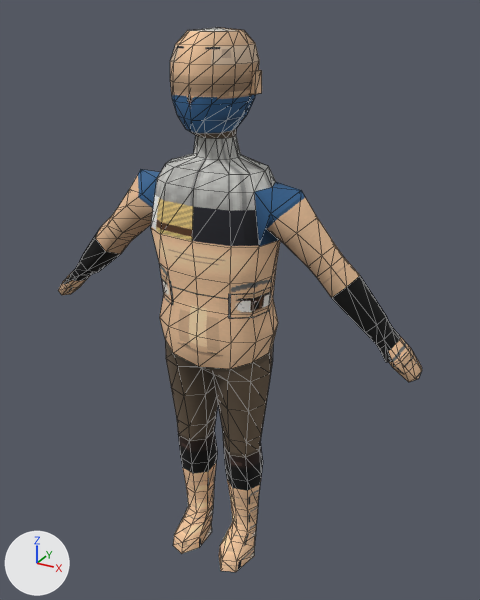
Two versions of the glTF model modelos/multidao_21.glb, one commit apart.
Before and after are seen from a 50 mm lens placed at (1.044, -1.746, 1.915), pointed at (0.05, 0.061, 1.012). Every picture has the same lights, and +X, +Y and +Z are marked at lower left. The picture after the commit comes second. Mesh edges are drawn as thin lines. Vertices at exactly the same position are counted once.

Before the edit, the objects in view are built like this:
```python
me_multidao_21 = bpy.data.meshes.new('multidao_21')
me_multidao_21.from_pydata(...)  # 473 vertices, 922 faces; spans x -0.69..0.69, y -0.15..0.14, z 0.0..1.86
me_multidao_21.materials.append(mat_multidao_21)  # picture img_multidao_21
ob_multidao_21 = bpy.data.objects.new('multidao_21', me_multidao_21)
ob_multidao_21.location = (0.0, 0.0, 0.0)
```
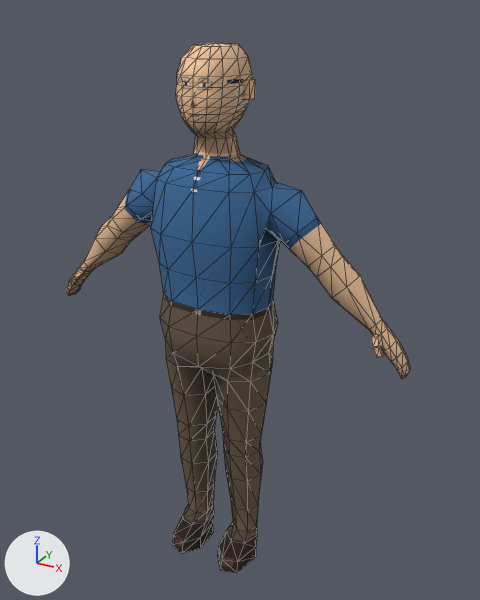
The newer file is also rescaled (x0.986) as a whole; pictures and numbers use the older file's frame.

Pixel boxes (x1, y1, x2, y2) of what changed, in the pictures (480 x 600 px; the box of a moved part takes in the faces that stretch with it):
'multidao_21', reshaped: before (58, 27, 422, 572); after (67, 43, 410, 573)
part 1 of me_multidao_21, moved or reshaped: before (170, 27, 262, 139); after (176, 43, 255, 139)
part 2 of me_multidao_21, moved or reshaped: before (332, 276, 422, 382); after (332, 276, 410, 379)
part 3 of me_multidao_21, moved or reshaped: before (58, 230, 120, 295); after (67, 238, 120, 296)
part 4 of me_multidao_21, surface changed: before (63, 44, 410, 572); after (77, 85, 397, 573)

Diff of the bpy script that builds the scene:
```diff
--- a/modelos/multidao_21.glb.py
+++ b/modelos/multidao_21.glb.py
@@ me_multidao_21 @@
 # used by ob_multidao_21; location = (0.0, 0.0, 0.0)
-me_multidao_21.from_pydata(...)  # 473 vertices, 922 faces; spans x -0.69..0.69, y -0.15..0.14, z 0.0..1.86
+me_multidao_21.from_pydata(...)  # 545 vertices, 1058 faces; spans x -0.65..0.65, y -0.15..0.14, z 0.0..1.82
+# me_multidao_21 part 1: 41 vertices moved from x -0.1..0.12, y -0.14..0.12, z 1.59..1.82 to x -0.1..0.1, y -0.12..0.09, z 1.59..1.74; 58 vertices removed from x -0.14..0.14, y -0.12..0.14, z 1.59..1.86; 82 vertices added at x -0.12..0.12, y -0.12..0.12, z 1.59..1.82
+# me_multidao_21 part 2: 18 vertices moved from x 0.51..0.65, y -0.05..0.05, z 0.95..1.09 to x 0.52..0.61, y -0.04..0.04, z 0.99..1.08; 11 vertices removed from x 0.57..0.69, y -0.09..0.04, z 0.91..1.03; 35 vertices added at x 0.54..0.65, y -0.07..0.04, z 0.91..1.05
+# me_multidao_21 part 3: 18 vertices moved from x -0.65..-0.51, y -0.05..0.05, z 0.95..1.09 to x -0.61..-0.52, y -0.04..0.04, z 0.99..1.08; 11 vertices removed from x -0.69..-0.57, y -0.09..0.04, z 0.91..1.03; 35 vertices added at x -0.65..-0.54, y -0.07..0.04, z 0.91..1.05
+# me_multidao_21 part 4: 722 kept faces spanning x -0.61..0.61, y -0.15..0.14, z 0.0..1.72 get new texture (UV) coordinates
+# other edits to the shape of me_multidao_21 do not show in these pictures
 me_multidao_21.materials.append(mat_multidao_21)
```
